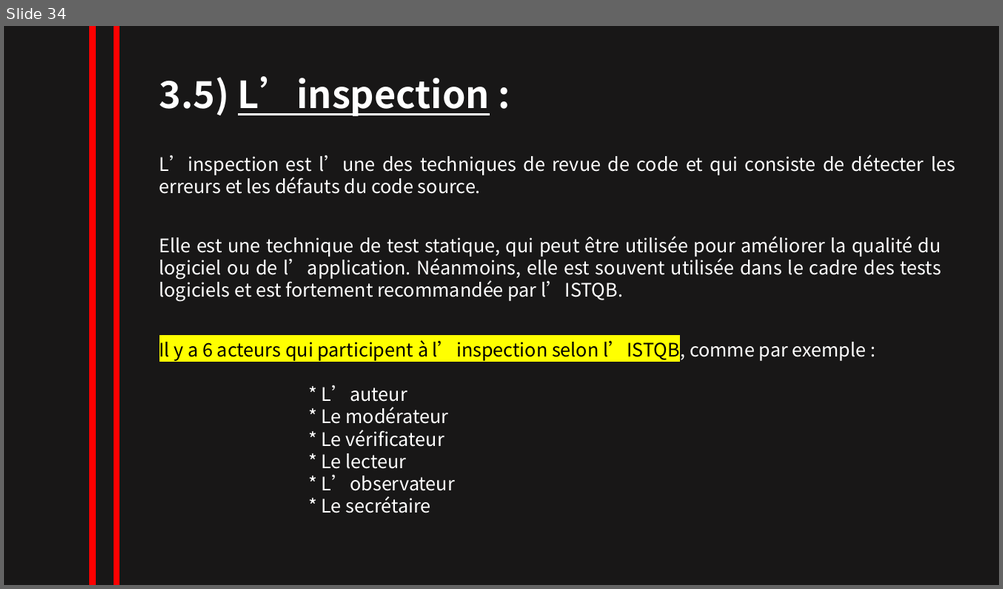
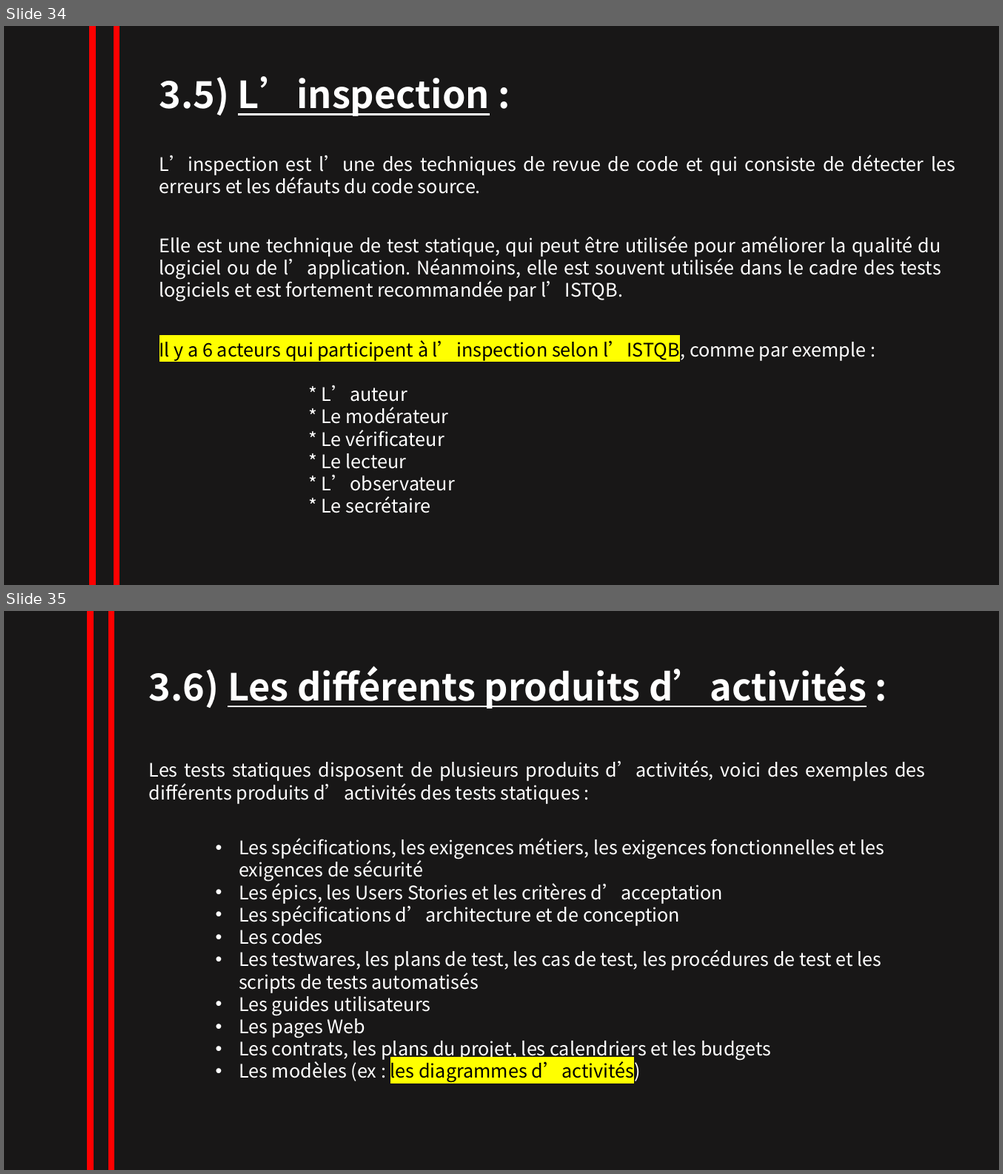
Before and after one commit to NesrineZitouni11/nesrine_zitouni, a slide deck: TRAVAUX/powerpointRevisionISTQB.pptx. Shown one above the other, each under a label of ours: slide 34 before the commit, slides 34 and 35 after it. The pictures are 1003x589 and 1003x1174 pixels, drawn with LibreOffice and Linux fonts; fonts in the diff are those of the drawing. Boxes give left, top, right and bottom in pixels: in the first picture for what was removed or moved away, otherwise in the second. Text is boxed around its words. In the diff, an @@ line names an element or a change of style, - is before the commit and + after.

```diff
--- a/TRAVAUX/powerpointRevisionISTQB.pptx
+++ b/TRAVAUX/powerpointRevisionISTQB.pptx
@@ slide 35 added at (x1=4, y1=611, x2=999, y2=1170), background #181717 @@
@@ line added from (91, 611) to (91, 1170), #FF0000 6 pt @@
@@ line added from (111, 611) to (111, 1170), #FF0000 6 pt @@
@@ text added at (x1=149, y1=666, x2=866, y2=709), 36 pt, text #FFFFFF, bold, underline @@
+3.6) Les différents produits d’activités :
@@ text added at (x1=149, y1=760, x2=925, y2=804), 18 pt, text #FFFFFF @@
+Les tests statiques disposent de plusieurs produits d’activités, voici des exemples des différents produits d’activités des tests statiques :
@@ text added at (x1=239, y1=838, x2=885, y2=1083), 18 pt, text #FFFFFF @@
+  • Les spécifications, les exigences métiers, les exigences fonctionnelles et les exigences de sécurité
+  • Les épics, les Users Stories et les critères d’acceptation
+  • Les spécifications d’architecture et de conception
+  • Les codes
+  • Les testwares, les plans de test, les cas de test, les procédures de test et les scripts de tests automatisés
+  • Les guides utilisateurs
+  • Les pages Web
+  • Les contrats, les plans du projet, les calendriers et les budgets
+  • Les modèles (ex : les diagrammes d’activités)
```
Also in this commit, not shown: 1 slide changed, 1 other slide added.
